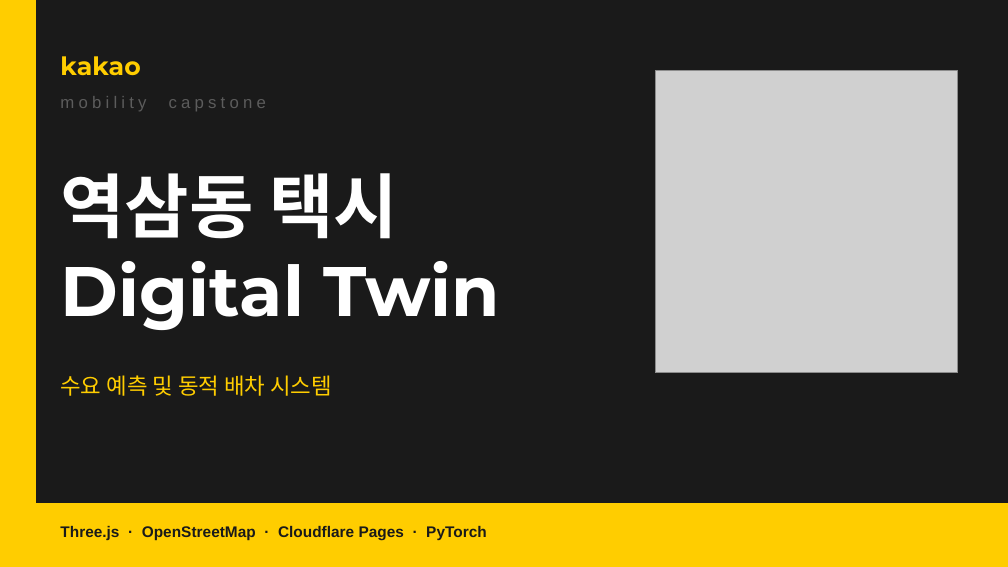
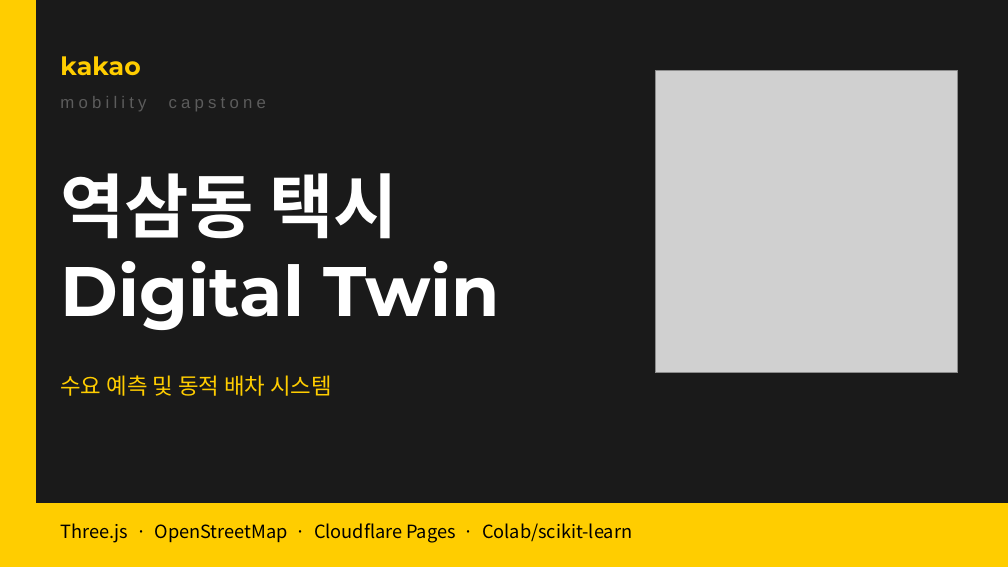
Before and after one commit to kimcanal/yeoksam-taxi, a slide deck: slide 1 of public/a-eye-presentation/A-Eye_midterm_data_collection_forecast.pptx. Drawn at 1008x567 pixels with LibreOffice and Linux fonts; fonts in the diff are those of the drawing; grey boxes stand for pictures. Boxes give left, top, right and bottom in pixels: in the first picture for what was removed or moved away, otherwise in the second. Text is boxed around its words. In the diff, an @@ line names an element or a change of style, - is before the commit and + after.

Commit message:
Fix presentation model wording

```diff
--- a/public/a-eye-presentation/A-Eye_midterm_data_collection_forecast.pptx
+++ b/public/a-eye-presentation/A-Eye_midterm_data_collection_forecast.pptx
@@ text at (60,523,632,543): text changed; size 11 to 13 pt; font Arial to Noto Sans CJK KR; text colour #1A1A1A to #000000; bold off @@
-Three.js · OpenStreetMap · Cloudflare Pages · PyTorch
+Three.js · OpenStreetMap · Cloudflare Pages · Colab/scikit-learn
```
Also in this commit, not shown: 8 other slides changed.
